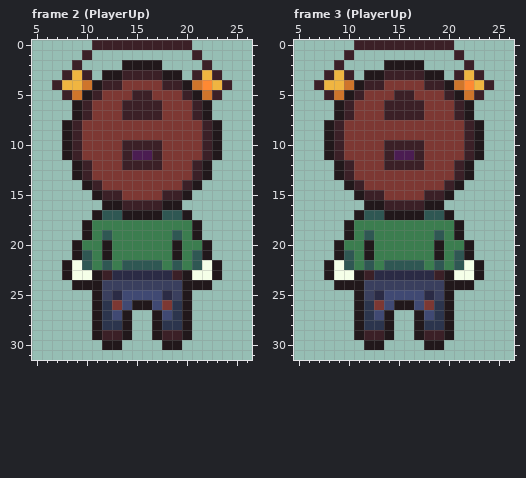
Pixel-art file -- public/assets/JamAssets.aseprite. The first picture shows the starting point.
32x32 pixels, 20 frames. Shown: frame 2 (PlayerUp): x 5..26, y 0..31; frame 3 (PlayerUp): x 5..26, y 0..31. The commit also changed other frames, which this record leaves out.
Now the later version:
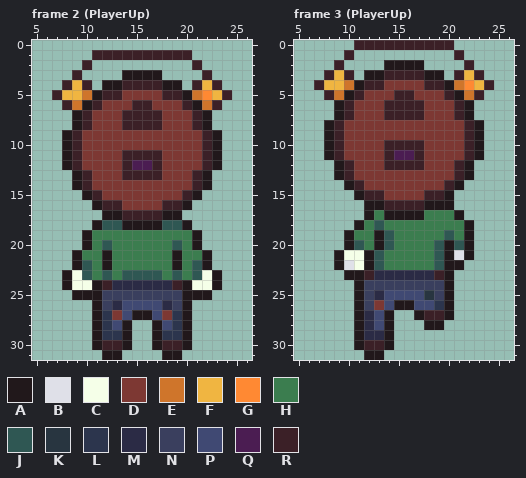
Palette (. is transparent): A #21181b  B #dfe0e8  C #f5ffe8  D #7d3833  E #cf752b  F #f0b541  G #ff8933  H #3b7d4f  J #2f5753  K #283540  L #2c354d  M #2b2b45  N #3a3f5e  P #404973  Q #4b1d52  R #3b2027
Log entry: updated character up walk cycle
Changes in this commit:
Frame 2 (PlayerUp):
y 0: x 11..20 RRRRRRRRRR -> ..........
y 1: x 10..21 R..........R -> .RRRRRRRRRR.
y 2: x 9..10 R. -> .R; x 14..17 AAAA -> ....; x 21..22 .R -> R.
y 3: x 8..10 RFR -> .R.; x 12..19 AARRRRAA -> ..AAAA..; x 21..23 RFR -> .R.
y 4: x 7..8 RF -> .R; x 10..24 EARRDDDDRRAEGFR -> R.AARRRRAA.RFR.
y 5: x 7..13 .REARDD -> RFFEARR; x 15..16 RR -> DD; x 18..24 DDRAER. -> RRAEGFR
y 6: x 8..11 .ARD -> REAR; x 14 R -> D; x 17 R -> D; x 20..23 DRA. -> RAER
y 8: x 8..10 ARD -> .AR; x 14..17 DDDD -> RRRR; x 21..23 DRA -> RA.
y 10: x 14..17 RRRR -> DDDD
y 11: x 15..16 QQ -> RR
y 12: x 8..10 .AR -> ARD; x 15..16 RR -> QQ; x 21..23 RA. -> DRA
y 13: x 14..17 DDDD -> RRRR
y 14: x 9..11 .AR -> ARD; x 20..22 RA. -> DRA
y 15: x 10..13 .ARR -> ARDD; x 18..21 RRA. -> DDRA
y 16: x 11..20 .AARRRRAA. -> ARRDDDDRRA
y 17: x 11..20 AJJAAAAJJA -> .AARRRRAA.
y 18: x 10..21 AHHHHHHHHHHA -> .AJJAAAAJJA.
y 19: x 12 J -> H; x 19 J -> H
y 20: x 9..10 AH -> .A; x 12 A -> J; x 19 A -> J; x 21..22 HA -> A.
y 21: x 10 J -> H; x 21 J -> H
y 22: x 8..9 AC -> .A; x 12 J -> A; x 14..17 JJJJ -> HHHH; x 19 J -> A; x 22..23 CA -> A.
y 23: x 10..21 CARMMMMMMRAC -> JHJHJJJJHJHJ
y 24: x 8..10 .AA -> ACC; x 12..19 NNNNNNNN -> RMMMMMMR; x 21..23 AA. -> CCA
y 25: x 9..10 .. -> AA; x 13..18 MPPPPM -> NNNNNN; x 21..22 .. -> AA
y 26: x 12..13 LD -> NM; x 15..16 AA -> PP; x 18..19 DL -> MN
y 27: x 13..18 PA..AP -> DPAAPD
y 28: x 13 L -> P; x 18 L -> P
y 29: x 12..13 RR -> LL; x 18..19 RR -> LL
y 30: x 11..14 .AA. -> ARRA; x 17..20 .AA. -> ARRA
y 31: x 12..13 .. -> AA; x 18..19 .. -> AA
Frame 3 (PlayerUp):
y 16: x 20 . -> A
y 17: x 11..13 AJJ -> .AH; x 18..21 JJA. -> HHHA
y 18: x 10..11 AH -> .A; x 13 H -> J; x 21..22 A. -> HA
y 19: x 12..14 JHH -> HAJ; x 19..22 JHA. -> HJHA
y 20: x 9..14 AHHAHH -> .AJHAJ; x 19..21 AHH -> JAJ
y 21: x 10..11 JH -> CC; x 13 H -> J; x 19..21 AHJ -> JAB
y 22: x 8..17 ACJHJHJJJJ -> .ABCAJHHHH; x 20..23 HJCA -> AA..
y 23: x 8..10 ACC -> ..A; x 21..23 CCA -> ...
y 24: x 9..10 AA -> ..; x 21..22 AA -> ..
y 25: x 18 M -> K
y 26: x 12 L -> N; x 18 D -> P
y 27: x 12 L -> M; x 18..19 PL -> RR
y 28: x 12..13 LL -> MP; x 17..20 ALLA -> .AA.
y 29: x 12..13 RR -> MM; x 17..20 ARRA -> ....
y 30: x 11..14 .AA. -> ARRA; x 18..19 AA -> ..
y 31: x 12..13 .. -> AA
